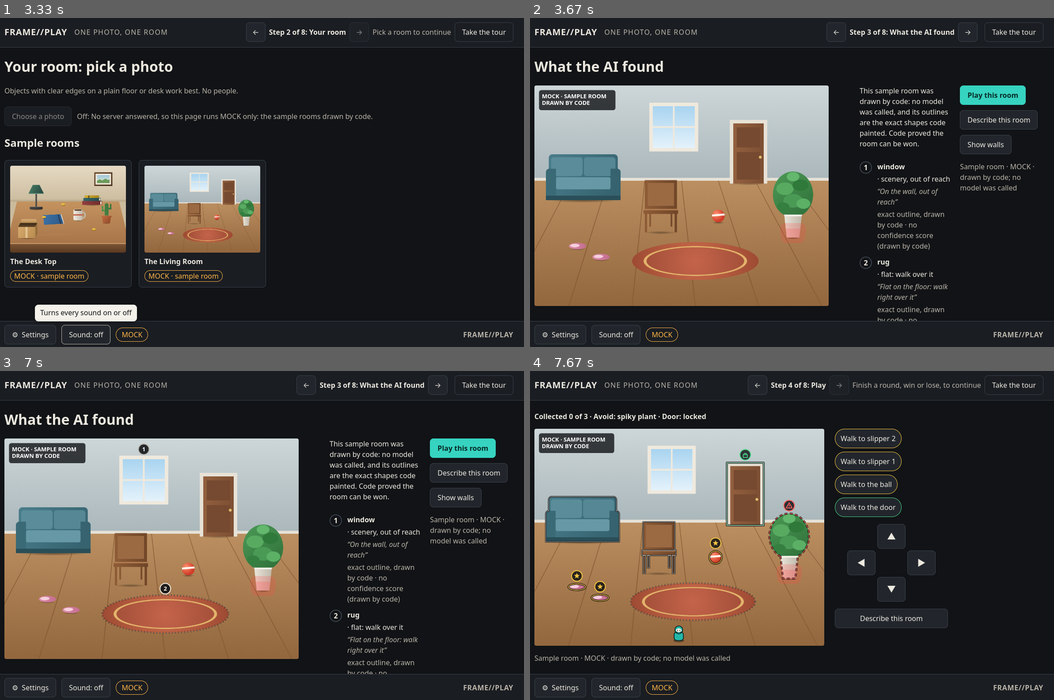
Above: before the commit, frames 1-4 (two rows, left to right).
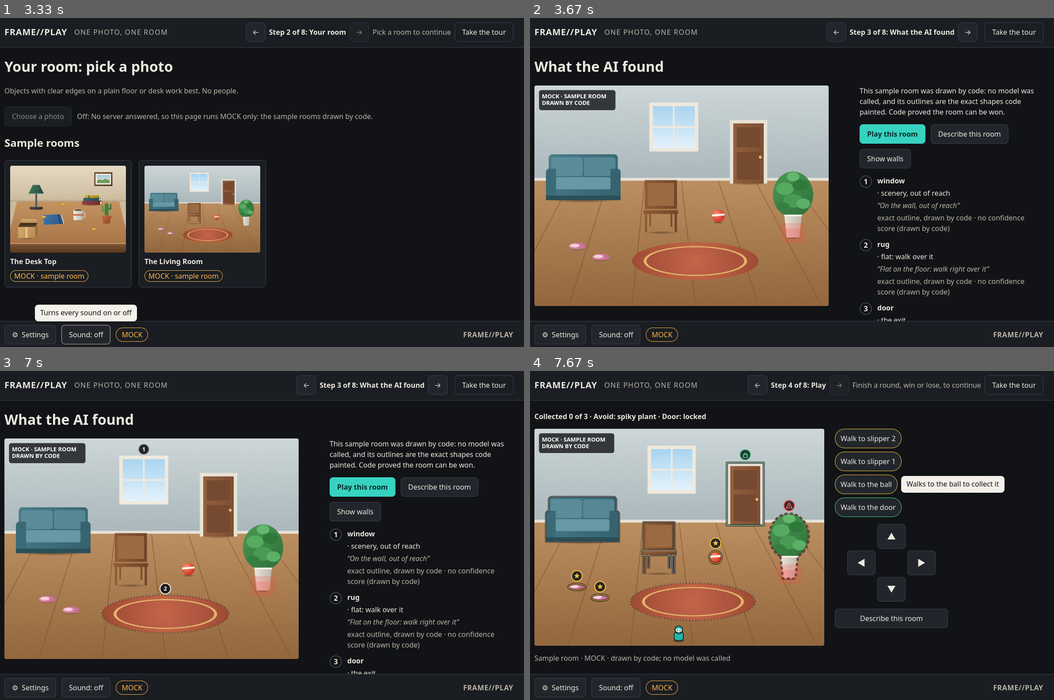
Above: after the commit, the same moments.

Repository: darkAbacus247/frame-play
Game: browser game, page index.html
The game is run twice, just before and just after one commit, with the same random seed, the same clock (stepped at 60 frames per second) and the same inputs.
Inputs (mouse positions are in pixels of both pictures, inside the frame that each line leads up to):
- Up to frame 1 (3.33 s): click (256, 182) at 0.27 s; click "⚙ Settings" at 1.27 s; tap Escape at 1.52 s; click "Start over from Step 1" at 1.77 s; click "I am 18 or over and I underst…" at 2.02 s; click "Sound: on" at 2.77 s
- Up to frame 2 (3.67 s): click "The Living Room MOCK · sample…" at 3.52 s
- Up to frame 3 (7 s): click "→" at 4.27 s; click (146, 538) at 5.02 s; click "Describe this room" at 5.77 s; click "←" at 6.52 s
- Up to frame 4 (7.67 s): click "Play this room" at 7.27 s

Frame 1 is identical in both runs. In frame 2, 4.5% of the frame differs, in the area x 62-97%, y 20-93%; in frame 3, 4.5%; in frame 4, 1.0%.

Commit message:
F9: the compare and reveal screens lay out as one clean column per card; grid rules scoped to play
Co-Authored-By: Claude Opus 5.5 <noreply@anthropic.com>

Diff:
--- a/app.js
+++ b/app.js
@@ -684,14 +684,18 @@
     cards.append(el('article', { class: 'room-sum' }, [
       pic,
       el('h2', { text: level.title }),
-      el('p', { text: `Objects found: ${level.objects.length} · Shortest route: ${level.proof.route_length.toLocaleString('en')} px` }),
-      el('p', { text: best == null ? 'Your best: not won yet' : best <= 1.05 ? 'Your best: the shortest route' : `Your best: ${best.toFixed(1)} times the shortest` }),
+      el('ul', { class: 'facts' }, [
+        el('li', { text: `Objects found: ${level.objects.length}` }),
+        el('li', { text: `Shortest route: ${level.proof.route_length.toLocaleString('en')} px` }),
+        el('li', { text: best == null ? 'Your best: not won yet' : best <= 1.05 ? 'Your best: the shortest route' : `Your best: ${best.toFixed(1)} times the shortest` }),
+      ]),
       el('p', { class: 'level-label', text: level.label }),
       el('div', { class: 'actions' }, [
         el('button', { type: 'button', class: 'btn', text: 'Play again', tip: `Play ${level.title} again in free play`, onclick: () => { A.free = ref; setRoad(R.startFreePlay(A.road)); } }),
       ]),
     ]));
-    A.reveals.push(mountReveal(pic, { level, rt, picture: entry.picture, ui: uiFlags, maxHeight: () => Math.max(160, Math.min(320, $('main').clientHeight - 260)) }));
+    // the whole card width, keeping the picture's aspect
+    A.reveals.push(mountReveal(pic, { level, rt, picture: entry.picture, ui: uiFlags }));
   }
 }
 
--- a/src/game.js
+++ b/src/game.js
@@ -26,7 +26,7 @@
   const draw = () => renderer.draw(null, { ...ui(), reveal: true, outlineCount: count, walls });
   const fit = () => {
     const w = root.clientWidth;
-    const h = maxHeight ? maxHeight() : w;
+    const h = maxHeight ? maxHeight() : (w * level.picture.height) / level.picture.width;
     const f = fitSize(Math.max(80, w), Math.max(60, h), level.picture.width, level.picture.height);
     renderer.resize(f.cssW, f.cssH, globalThis.devicePixelRatio || 1);
     draw();
--- a/src/render.js
+++ b/src/render.js
@@ -78,6 +78,21 @@
     placed.push(spot);
     return { x: spot[0], y: spot[1], n: k + 1 };
   });
+}
+
+// The numbered badges for a picture drawn at `scale` CSS px per picture px:
+// the largest radius (12, 10 or 8 CSS px) at which no two badges touch, or
+// null when even the smallest would crowd, and the picture shows outlines
+// without numbers.
+export const BADGE_RADII = [12, 10, 8];
+export function numberSpots(level, scale) {
+  for (const rCss of BADGE_RADII) {
+    const r = rCss / scale;
+    const spots = badgeSpots(level, r);
+    const apart = spots.every((a, i) => spots.every((b, j) => j <= i || Math.hypot(a.x - b.x, a.y - b.y) >= 2 * r + 2 / scale));
+    if (apart) return { r, rCss, spots };
+  }
+  return null;
 }
 
 // The exit badge pulses once when it opens: a phase from 0 to 1 over 900 ms,
@@ -322,10 +337,11 @@
 
   drawNumbers(ui) {
     const { ctx, level } = this;
-    const r = this.px(12);
-    if (!this.spots || this.spotsR !== r) { this.spots = badgeSpots(level, r); this.spotsR = r; }
+    if (this.spotsScale !== this.scale) { this.numbers = numberSpots(level, this.scale); this.spotsScale = this.scale; }
+    if (!this.numbers) return;
+    const { r, rCss, spots } = this.numbers;
     const count = ui.outlineCount ?? level.objects.length;
-    this.spots.forEach((s, k) => {
+    spots.forEach((s, k) => {
       if (k >= count) return;
       const st = ROLE_STYLE[level.objects[k].role] || ROLE_STYLE.solid;
       ctx.save();
@@ -337,7 +353,7 @@
       ctx.strokeStyle = level.objects[k].on_surface ? st.color : '#b9b3a8';
       ctx.stroke();
       ctx.fillStyle = '#ffffff';
-      ctx.font = `700 ${this.px(13)}px system-ui, sans-serif`;
+      ctx.font = `700 ${this.px((13 * rCss) / 12)}px system-ui, sans-serif`;
       ctx.textAlign = 'center';
       ctx.textBaseline = 'middle';
       ctx.fillText(String(s.n), s.x, s.y + this.px(0.5));
--- a/styles.css
+++ b/styles.css
@@ -67,7 +67,6 @@
   grid-template-areas: "header" "main" "tour" "drawer" "dock";
 }
 .top {
-  grid-area: header;
   display: flex;
   flex-wrap: wrap;
   align-items: center;
@@ -82,17 +81,15 @@
 .top .counter { font-weight: 600; }
 .top .why { color: var(--muted); }
 main {
-  grid-area: main;
   min-height: 0;
   overflow: auto;
   padding: var(--pad);
 }
 /* above the tour veil, so Skip the tour and Speak this line stay lit */
-.tour-strip { grid-area: tour; background: var(--panel-2); position: relative; z-index: 32; }
+.tour-strip { background: var(--panel-2); position: relative; z-index: 32; }
 .tour-strip:empty { display: none; }
 .tour-strip > .inner { display: flex; flex-wrap: wrap; gap: var(--s3); align-items: center; padding: var(--s3) var(--pad); }
 .drawer {
-  grid-area: drawer;
   max-height: 40vh;
   overflow: auto;
   background: var(--panel);
@@ -100,7 +97,6 @@
   padding: var(--s4) var(--pad);
 }
 .dock {
-  grid-area: dock;
   display: flex;
   align-items: center;
   gap: var(--s3);
@@ -109,6 +105,13 @@
   border-top: 1px solid var(--line);
 }
 .dock .mark { margin-left: auto; font-weight: 800; letter-spacing: 0.04em; color: var(--muted); }
+/* grid places only ever hold under their own grid, so no other screen
+   can be pulled into a stray column (tests/layout.test.js) */
+.app > .top { grid-area: header; }
+.app > main { grid-area: main; }
+.app > .tour-strip { grid-area: tour; }
+.app > .drawer { grid-area: drawer; }
+.app > .dock { grid-area: dock; }
 .mode-chip {
   display: inline-flex; align-items: center; min-height: 2rem;
   padding: 0 var(--s3); border-radius: 999px; border: 1px solid var(--line);
@@ -176,13 +179,16 @@
   grid-template-areas: "rule rule" "stage side" "label side" ". side";
 }
 /* these two wrap to the board's width instead of widening its column */
-.rule-row { grid-area: rule; min-height: 1.5rem; font-weight: 600; max-width: none; contain: inline-size; }
-.stage { grid-area: stage; min-width: 0; display: grid; justify-items: start; align-items: start; }
+.rule-row { min-height: 1.5rem; font-weight: 600; max-width: none; contain: inline-size; }
+.stage { min-width: 0; display: grid; justify-items: start; align-items: start; }
 .game { position: relative; line-height: 0; border-radius: var(--s1); touch-action: none; cursor: pointer; }
 .game canvas { display: block; border-radius: var(--s1); }
-.side { grid-area: side; display: flex; flex-direction: column; gap: var(--s4); width: 16rem; }
-.level-label { grid-area: label; color: var(--muted); max-width: none; }
-.play .level-label { contain: inline-size; }
+.side { display: flex; flex-direction: column; gap: var(--s4); width: 16rem; }
+.level-label { color: var(--muted); max-width: none; }
+.play > .rule-row { grid-area: rule; }
+.play > .stage { grid-area: stage; }
+.play > .side { grid-area: side; }
+.play > .level-label { grid-area: label; contain: inline-size; }
 .chips { display: flex; flex-wrap: wrap; gap: var(--s2); }
 .chip {
   min-height: var(--target); padding: 0 var(--s3); border-radius: 999px;
@@ -209,10 +215,10 @@
   user-select: none;
   -webkit-user-select: none;
 }
-.pad-up { grid-column: 2; grid-row: 1; }
-.pad-left { grid-column: 1; grid-row: 2; }
-.pad-right { grid-column: 3; grid-row: 2; }
-.pad-down { grid-column: 2; grid-row: 3; }
+.pad > .pad-up { grid-column: 2; grid-row: 1; }
+.pad > .pad-left { grid-column: 1; grid-row: 2; }
+.pad > .pad-right { grid-column: 3; grid-row: 2; }
+.pad > .pad-down { grid-column: 2; grid-row: 3; }
 .pad-btn:active { background: var(--line); }
 
 @media (max-width: 719px) {
@@ -315,7 +321,7 @@
 }
 .found-pic { min-width: 0; line-height: 0; }
 .found-pic canvas, .two-pic canvas { border-radius: var(--s1); }
-.found-info { display: grid; gap: var(--s4); align-content: start; }
+.found-info { display: grid; grid-template-columns: minmax(0, 1fr); gap: var(--s4); align-content: start; min-width: 0; }
 .small-h { font-size: 1.25rem; }
 .obj-list { list-style: none; margin: 0; padding: 0; display: grid; gap: var(--s3); }
 .obj-list li { display: grid; grid-template-columns: auto 1fr; gap: var(--s3); align-items: start; }
@@ -333,12 +339,16 @@
   .found-grid { grid-template-columns: minmax(0, 1fr); }
 }
 
-/* ---- your two rooms ---- */
-/* the pictures sit close under the heading: 16 + 1 + 12 px, under 2rem */
+/* ---- your two rooms ----
+   Each card is one column: its picture across the card's whole width, then
+   the title, the facts one per line, the sample line and Play again. The
+   cards stand side by side sharing a top, or stack on narrow windows.
+   The pictures sit close under the heading: 16 + 1 + 12 px, under 2rem. */
 .compare { row-gap: var(--s4); }
 .two-rooms { display: grid; gap: var(--gap); align-items: start; grid-template-columns: repeat(2, minmax(0, 1fr)); }
-.room-sum { display: grid; gap: var(--s3); align-content: start; padding: var(--s3); border: 1px solid var(--line); border-radius: var(--radius); background: var(--panel); }
+.room-sum { display: grid; grid-template-columns: minmax(0, 1fr); gap: var(--s3); align-content: start; padding: var(--s3); border: 1px solid var(--line); border-radius: var(--radius); background: var(--panel); }
 .two-pic { min-width: 0; line-height: 0; }
+.facts { list-style: none; margin: 0; padding: 0; display: grid; grid-template-columns: minmax(0, 1fr); gap: var(--s1); }
 @media (max-width: 719px) {
   .two-rooms { grid-template-columns: minmax(0, 1fr); }
 }
--- a/tests/layout.test.js
+++ b/tests/layout.test.js
@@ -314,3 +314,151 @@
     delete globalThis.document;
   }
 });
+
+// ---- grid places stay under their own grid ----
+const PLACE = /(?:^|;)\s*grid-(area|row|column|row-start|row-end|column-start|column-end)\s*:/;
+test('every grid place is scoped to its own grid: no rule can pull another screen into a stray column', () => {
+  const grids = RULES.filter((r) => /display:\s*grid/.test(r.body));
+  let seen = 0;
+  for (const r of RULES) {
+    if (!PLACE.test(r.body)) continue;
+    for (const s of r.sels) {
+      seen++;
+      const m = /^(\S+)\s*>\s*(\S+)$/.exec(s);
+      assert.ok(m, `${s}: a grid place must be written as "grid > child"`);
+      assert.ok(grids.some((g) => g.sels.includes(m[1])), `${s}: ${m[1]} is a grid`);
+      const area = /grid-area:\s*([a-z][\w-]*)\s*(?:;|$)/.exec(r.body);
+      if (area) {
+        const named = RULES.some((g) => g.sels.includes(m[1]) && new RegExp(`grid-template-areas:[^;]*\\b${area[1]}\\b`).test(g.body));
+        assert.ok(named, `${s}: ${m[1]} names the area ${area[1]}`);
+      }
+    }
+  }
+  assert.ok(seen >= 9, 'the page grid and the play grid both place their parts');
+  assert.doesNotMatch(flat, /(?:^|\n)\.level-label\s*\{[^}]*grid-area/, 'the line under a room never takes a grid area by itself');
+});
+
+// A selector matcher for the plain selectors this stylesheet uses (tags,
+// classes, descendant and child combinators), and the column count of a grid
+// as its children place themselves: the explicit tracks, plus one implicit
+// column when a child names an area the grid does not have.
+function compoundMatches(c, e) {
+  if (/[:[]/.test(c)) return false;
+  const [tag, ...cls] = c.split('.');
+  return (!tag || tag === '*' || tag === e.tag) && cls.every((k) => e.cls.includes(k));
+}
+function selectorMatches(sel, chain) {
+  const parts = sel.split(/\s*(>)\s*|\s+/).filter((p) => p !== undefined && p !== '');
+  let i = chain.length - 1;
+  if (!compoundMatches(parts.pop(), chain[i])) return false;
+  while (parts.length) {
+    const child = parts[parts.length - 1] === '>';
+    if (child) parts.pop();
+    const c = parts.pop();
+    if (child) {
+      i--;
+      if (i < 0 || !compoundMatches(c, chain[i])) return false;
+      continue;
+    }
+    do i--; while (i >= 0 && !compoundMatches(c, chain[i]));
+    if (i < 0) return false;
+  }
+  return true;
+}
+const node = (tag, cls = '') => ({ tag, cls: cls.split(/\s+/).filter(Boolean) });
+function styleOf(chain, vw, vh) {
+  const out = {};
+  for (const r of RULES) {
+    if (!mediaHolds(r.media, vw, vh) || !r.sels.some((s) => selectorMatches(s, chain))) continue;
+    for (const d of r.body.split(';')) {
+      const k = d.indexOf(':');
+      if (k > 0) out[d.slice(0, k).trim()] = d.slice(k + 1).trim();
+    }
+  }
+  return out;
+}
+function columnsOf(chain, kids, vw, vh) {
+  const g = styleOf(chain, vw, vh);
+  if (!/grid/.test(g.display || '')) return 1;
+  const names = new Set([...(g['grid-template-areas'] || '').matchAll(/[\w-]+/g)].map((m) => m[0]));
+  let n = g['grid-template-columns'] ? tracks(g['grid-template-columns']).length : 1;
+  let extra = 0;
+  for (const k of kids) {
+    const d = styleOf([...chain, k], vw, vh);
+    const place = (d['grid-area'] || d['grid-column'] || '').split('/')[0].trim();
+    if (/^[a-z][\w-]*$/i.test(place) && place !== 'auto' && !names.has(place)) extra = 1;
+    const col = parseInt(place, 10);
+    if (col > n) n = col;
+  }
+  return n + extra;
+}
+
+test('the matcher: a play-screen rule never reaches a compare card', () => {
+  const label = node('p', 'level-label');
+  assert.ok(selectorMatches('.play > .level-label', [node('div', 'play'), label]));
+  assert.ok(!selectorMatches('.play > .level-label', [node('div', 'play'), node('div', 'side'), label]));
+  assert.ok(!selectorMatches('.play > .level-label', [node('article', 'room-sum'), label]));
+  assert.ok(selectorMatches('.found-pic canvas', [node('div', 'found-pic'), node('div'), node('canvas')]));
+  assert.ok(selectorMatches('main', [node('main')]));
+  // the old global rule made a second, stray column in a plain grid
+  const was = [{ sels: ['.level-label'], body: 'grid-area: label', media: null }];
+  RULES.push(...was);
+  try {
+    assert.equal(columnsOf([node('article', 'room-sum')], [node('div', 'two-pic'), label], 839, 900), 2);
+  } finally {
+    RULES.splice(RULES.length - was.length, was.length);
+  }
+});
+
+const APP = readFileSync(new URL('../app.js', import.meta.url), 'utf8');
+const NARROW = [...VIEWS, { name: '839x900 (the reported window)', vw: 839, vh: 900 }, { name: '839x560', vw: 839, vh: 560 }];
+const COMPARE = [node('section', 'screen compare'), node('div', 'two-rooms')];
+const CARD = [...COMPARE, node('article', 'room-sum')];
+const CARD_KIDS = [node('div', 'two-pic'), node('h2'), node('ul', 'facts'), node('p', 'level-label'), node('div', 'actions')];
+
+test('compare: each card is one column, its picture across the card, its facts one per line', () => {
+  assert.match(APP, /'room-sum' \}, \[\s*pic,\s*el\('h2'[^\n]*\n\s*el\('ul', \{ class: 'facts' \}, \[\s*el\('li'[^\n]*\n\s*el\('li'[^\n]*\n\s*el\('li'/,
+    'picture, title, then the three facts as one list');
+  const call = /A\.reveals\.push\(mountReveal\(pic, \{[^\n]*\}\)\);\n\s*\}\n\}\n\nasync function screenFree/.exec(APP);
+  assert.ok(call, 'the compare screen mounts its pictures');
+  assert.doesNotMatch(call[0], /maxHeight/, 'nothing caps a compare picture below the card width');
+  for (const v of NARROW) {
+    const pad = length('var(--pad)', v.vw, v.vh);
+    const two = styleOf(COMPARE, v.vw, v.vh);
+    const n = columnsOf(COMPARE, [node('article', 'room-sum'), node('article', 'room-sum')], v.vw, v.vh);
+    assert.equal(n, v.vw >= 720 ? 2 : 1, `${v.name}: side by side on wide windows, stacked on narrow ones`);
+    const cardW = (v.vw - 2 * pad - gaps(two, v.vw, v.vh).colGap * (n - 1)) / n;
+    const card = styleOf(CARD, v.vw, v.vh);
+    const inner = cardW - 2 * length(card.padding, v.vw, v.vh) - 2;
+    const cols = columnsOf(CARD, CARD_KIDS, v.vw, v.vh);
+    const picW = fitSize(inner / cols, (inner / cols) * (768 / 1024), 1024, 768).cssW;
+    assert.ok(picW >= 0.6 * inner, `${v.name}: the picture is ${picW}px of a ${Math.round(inner)}px card`);
+    assert.equal(cols, 1, `${v.name}: the card is one column`);
+    assert.equal(columnsOf([...CARD, node('ul', 'facts')], [node('li'), node('li'), node('li')], v.vw, v.vh), 1, `${v.name}: the facts are one column`);
+  }
+});
+
+const FOUND = [node('section', 'screen found'), node('div', 'found-grid')];
+const INFO_KIDS = ['p summary', 'p why', 'div actions', 'section describe', 'ul obj-list', 'p', 'ul changes', 'p proof', 'h2 small-h', 'p level-label']
+  .map((t) => { const [tag, ...cls] = t.split(' '); return node(tag, cls.join(' ')); });
+
+test('reveal: the picture first, its info beside it on wide windows or below it, no stray column', () => {
+  assert.match(APP, /'found-grid' \}, \[\s*pic,\s*el\('div', \{ class: 'found-info' \}/);
+  for (const v of [...NARROW, { name: '1280x900', vw: 1280, vh: 900 }]) {
+    const grid = styleOf(FOUND, v.vw, v.vh);
+    const want = tracks(grid['grid-template-columns']).length;
+    assert.equal(want, v.vw >= 900 ? 2 : 1, `${v.name}: beside on wide windows, below on narrow ones`);
+    assert.equal(columnsOf(FOUND, [node('div', 'found-pic'), node('div', 'found-info')], v.vw, v.vh), want, `${v.name}: no stray column in the reveal`);
+    assert.equal(columnsOf([...FOUND, node('div', 'found-info')], INFO_KIDS, v.vw, v.vh), 1, `${v.name}: the info reads as one column`);
+  }
+});
+
+test('the play grid still places its own four parts', () => {
+  const PLAY = [node('main'), node('div', 'play')];
+  const KIDS = [node('p', 'rule-row'), node('div', 'stage'), node('div', 'side'), node('p', 'level-label')];
+  const AREAS = ['rule', 'stage', 'side', 'label'];
+  for (const v of VIEWS) {
+    KIDS.forEach((k, i) => assert.equal(styleOf([...PLAY, k], v.vw, v.vh)['grid-area'], AREAS[i], `${v.name}: .${k.cls[0]}`));
+    assert.equal(columnsOf(PLAY, KIDS, v.vw, v.vh), v.vw >= 720 ? 2 : 1, v.name);
+  }
+});
--- a/tests/render.test.js
+++ b/tests/render.test.js
@@ -3,7 +3,7 @@
 import { readFileSync } from 'node:fs';
 import { loadRoom } from '../src/rooms.js';
 import { buildLevel, inputFromRoom } from '../src/level.js';
-import { drawPlan, spriteBox, fitSize, badgeSpots, unlockPulse, PULSE_MS } from '../src/render.js';
+import { drawPlan, spriteBox, fitSize, badgeSpots, numberSpots, BADGE_RADII, unlockPulse, PULSE_MS } from '../src/render.js';
 import { pointInShape, distToRings } from '../src/geom.js';
 
 const room = loadRoom(JSON.parse(readFileSync(new URL('../rooms/desk.json', import.meta.url), 'utf8')));
@@ -79,3 +79,25 @@
   assert.ok(f.cssW <= 800 && f.cssH <= 500);
   assert.ok(Math.abs(f.cssW / f.cssH - 1024 / 768) < 0.01);
 });
+
+test('numbered badges scale with the picture and never overlap; too small, outlines only', () => {
+  const living = buildLevel(inputFromRoom(loadRoom(JSON.parse(readFileSync(new URL('../rooms/living.json', import.meta.url), 'utf8'))), '2026-10-26T17:00:00Z')).level;
+  let shown = 0, hidden = 0;
+  for (const lv of [level, living]) {
+    let last = Infinity;
+    for (const cssW of [1024, 800, 600, 480, 357, 300, 240, 166, 120, 80]) {
+      const scale = fitSize(cssW, 10000, lv.picture.width, lv.picture.height).scale;
+      const got = numberSpots(lv, scale);
+      if (!got) { hidden++; last = 0; continue; }
+      shown++;
+      assert.ok(BADGE_RADII.includes(got.rCss));
+      assert.ok(got.rCss <= last, `${cssW}px: badges only shrink as the picture does`);
+      last = got.rCss;
+      got.spots.forEach((a, i) => got.spots.forEach((b, j) => {
+        if (j > i) assert.ok(Math.hypot(a.x - b.x, a.y - b.y) >= 2 * got.r, `${cssW}px: badges ${a.n} and ${b.n} overlap`);
+      }));
+    }
+  }
+  assert.ok(shown > 0, 'a large picture shows its numbers');
+  assert.ok(hidden > 0, 'a tiny picture shows outlines without numbers');
+});
